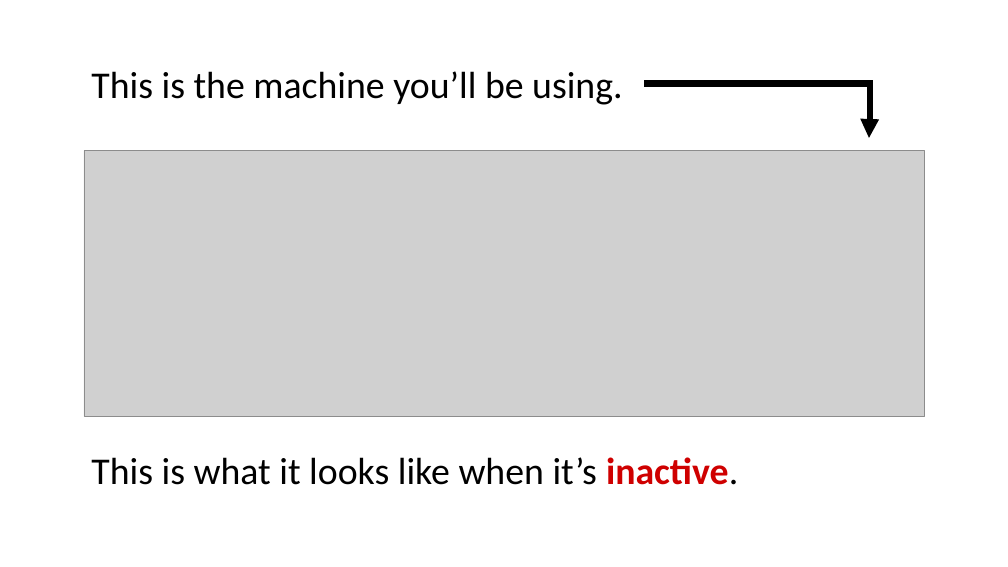
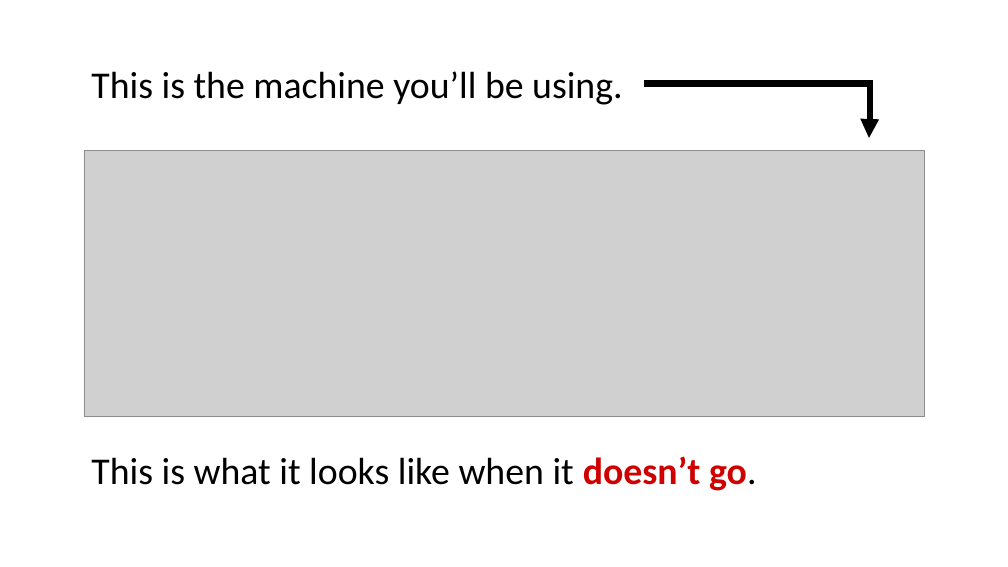
Before and after one commit to rgelpi/rgelpi.github.io, a slide deck: slide 3 of trayBlicket/vid/video.pptx. Drawn at 1008x567 pixels with LibreOffice and Linux fonts; fonts in the diff are those of the drawing; grey boxes stand for pictures. Boxes give left, top, right and bottom in pixels: in the first picture for what was removed or moved away, otherwise in the second. Text is boxed around its words. In the diff, an @@ line names an element or a change of style, - is before the commit and + after.

```diff
--- a/trayBlicket/vid/video.pptx
+++ b/trayBlicket/vid/video.pptx
@@ text at [91, 456, 757, 491]: text changed @@
-This is what it looks like when it’s inactive.
+This is what it looks like when it doesn’t go.
```
Also in this commit, not shown: 2 other slides changed, 10 other files.
